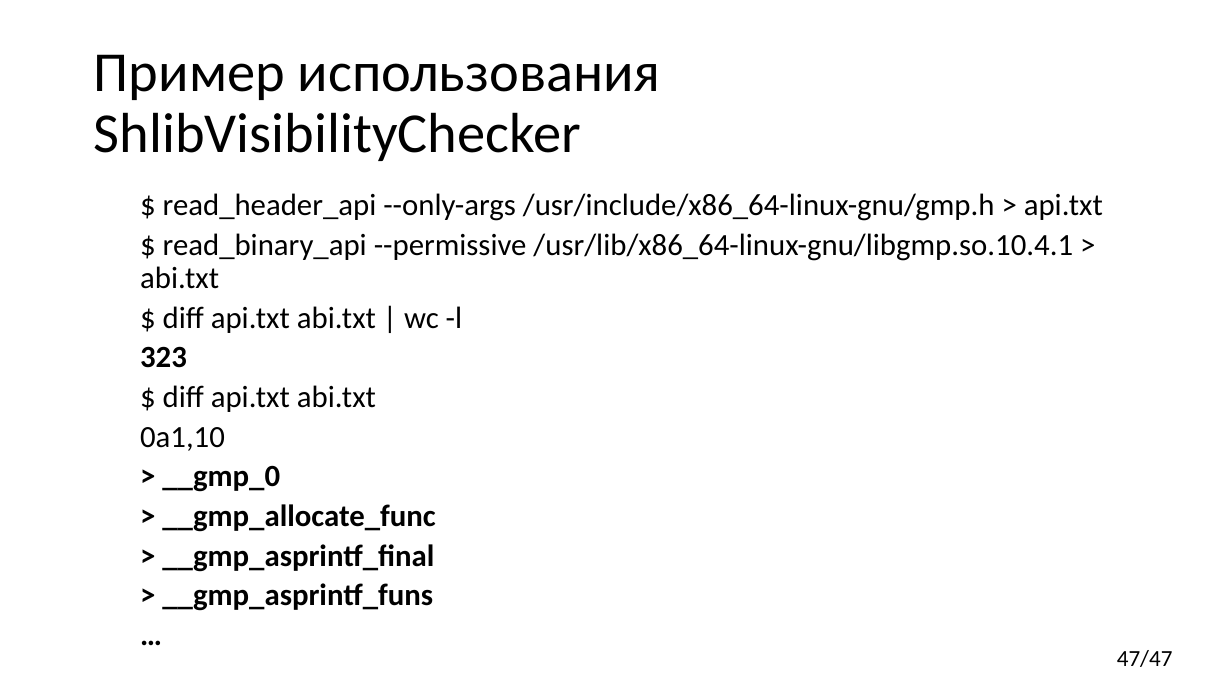
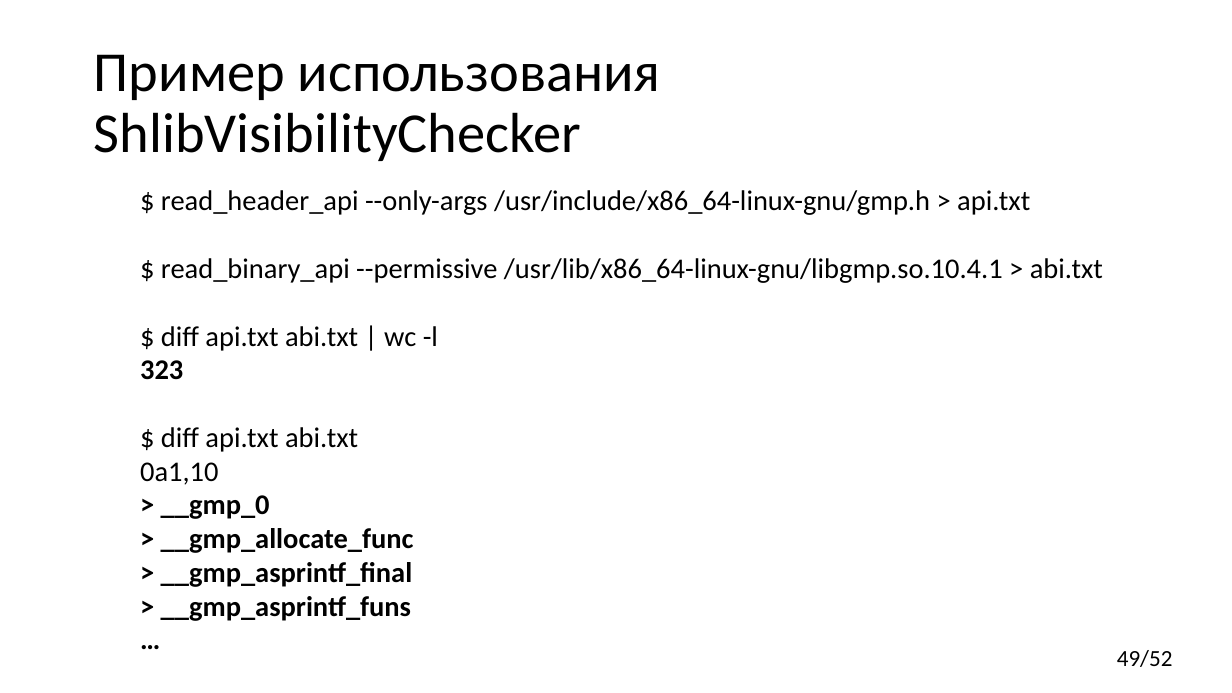
Before and after one commit to yugr/CppRussia, a slide deck: slide 49 of 2024/RU.pptx (slide 47 before the commit). Drawn at 1232x693 pixels with LibreOffice and Linux fonts; fonts in the diff are those of the drawing. Boxes give left, top, right and bottom in pixels: in the first picture for what was removed or moved away, otherwise in the second. Text is boxed around its words. In the diff, an @@ line names an element or a change of style, - is before the commit and + after.

```diff
--- a/2024/RU.pptx
+++ b/2024/RU.pptx
@@ text "$ read_header_api --only-args /usr/include/x86_64-linux-gnu/ ..." at (x1=140, y1=190, x2=1103, y2=621): size 24 to 22.2 pt; line spacing 0.9 to 0.8 @@
@@ page number at (x1=1117, y1=650, x2=1173, y2=667): text changed @@
-47/47
+49/52
```
Also in this commit, not shown: 5 other slides changed, 2 slides added.
